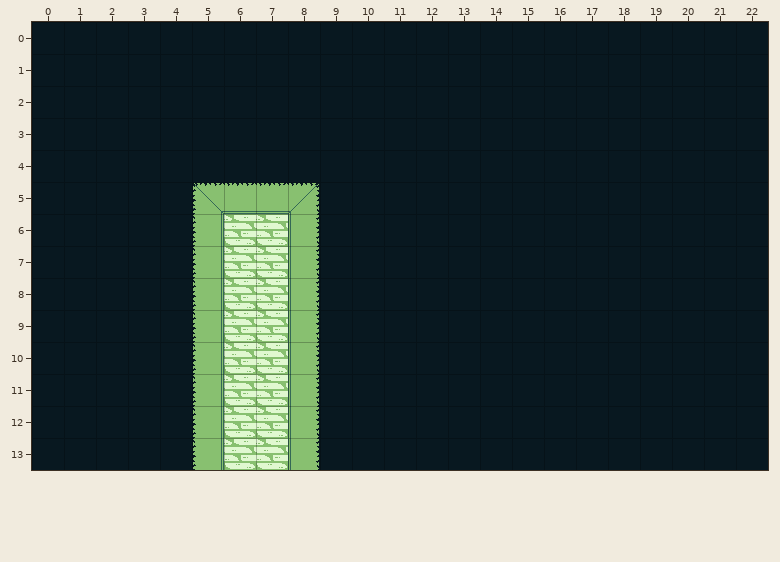
Level history. Tiled map: data/slepe_tiles/slepa4.tmx. Above is the file before it was changed.
Cells are 32x32 px. Shown: x 0..22, y 0..13.
The result:
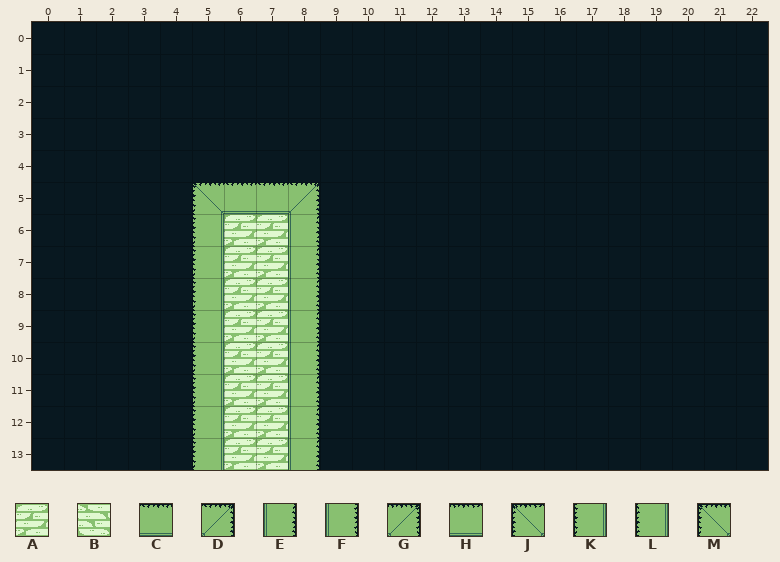
Key: from "Zdi": A 4 "proto-podlaha", B 4 flipped up-down "proto-podlaha", C 5 "proto-zeď_v1_0", D 6 "proto-zeď_v1_1", E 8 "proto-zeď_v1_3", F 8 flipped up-down "proto-zeď_v1_3", G 9 flipped up-down "proto-zeď_v1_4", H 11 flipped up-down "proto-zeď_v1_6", J 12 flipped up-down "proto-zeď_v1_7", K 14 "proto-zeď_v1_9", L 14 flipped up-down "proto-zeď_v1_9", M 15 "proto-zeď_v1_10".
_ is an empty cell.
From old to new:
Layer "Vrstva dlaždic 1":
The author changed tile B to tile A in rows 6 to 13 at x 6 to 7.
The author changed tile H to tile C in row 5 at x 6 to 7.
The author changed tile G to tile D in row 5 at x 8.
The author changed tile F to tile E in rows 6 to 13 at x 8.
The author changed tile L to tile K in rows 6 to 13 at x 5.
The author changed tile J to tile M in row 5 at x 5.
Where, in picture pixels (left, top, right, bottom), the same in both pictures:
changed: (193, 183, 319, 470)
